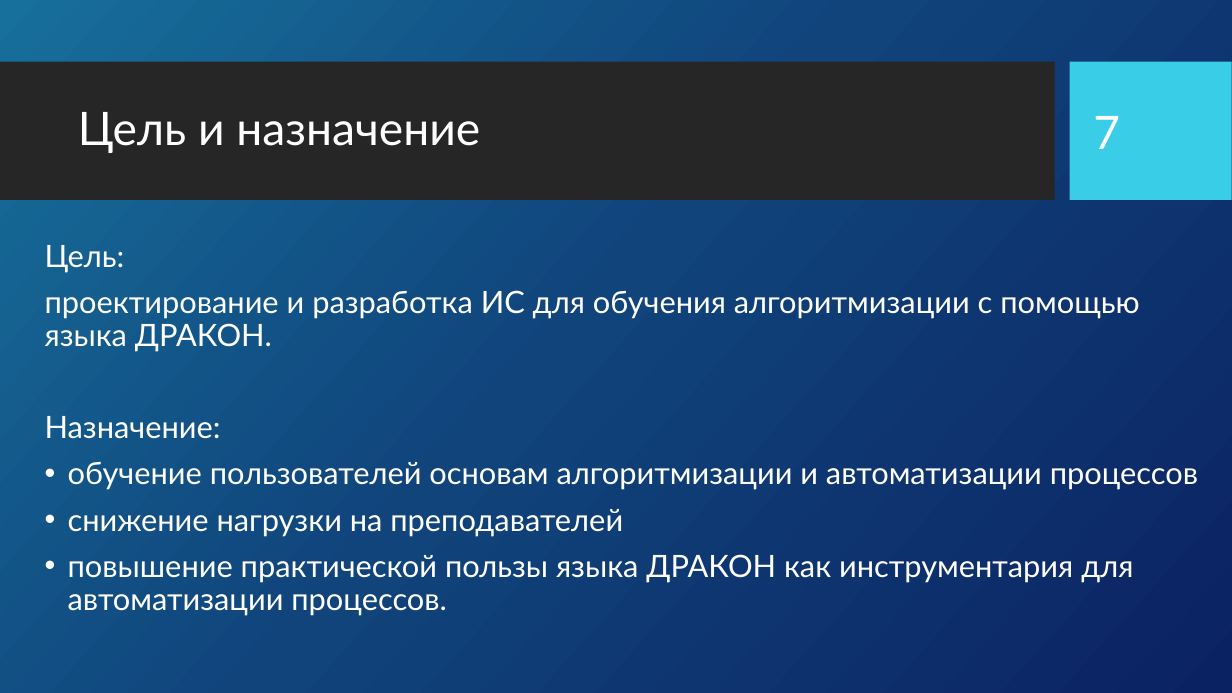
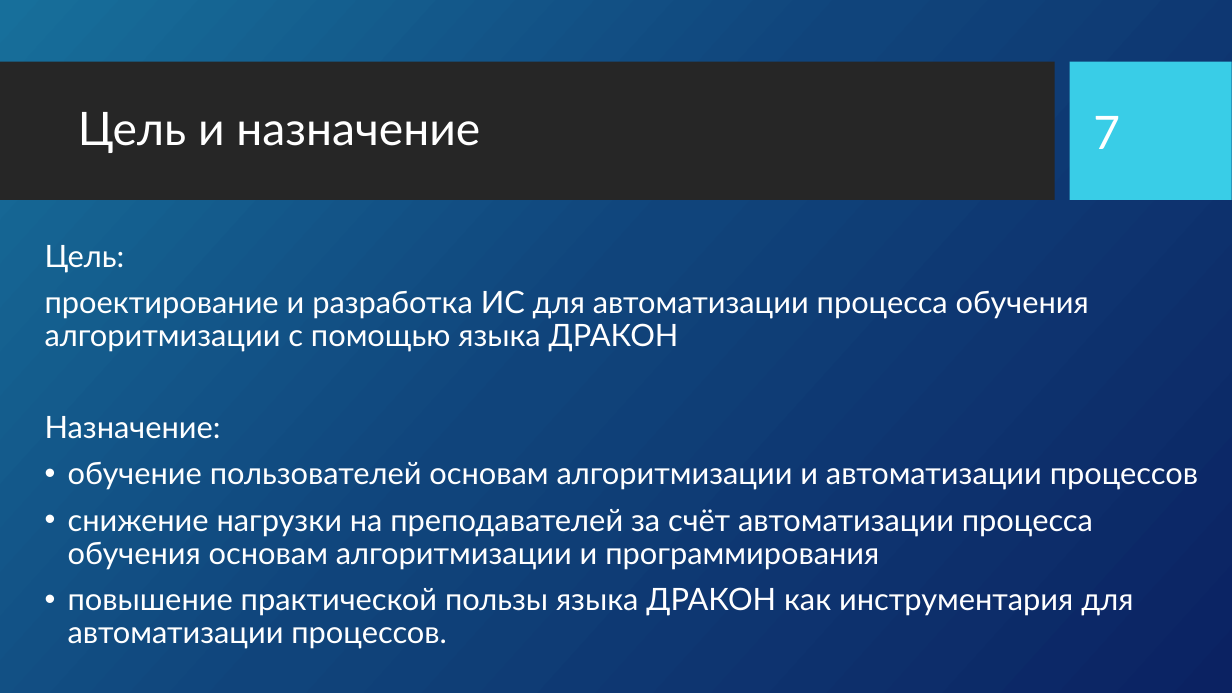
Before and after one commit to samarsky-canary/dragon, a slide deck: slide 7 of dizdocs/PreDrakon.pptx. Drawn at 1232x693 pixels with LibreOffice and Linux fonts; fonts in the diff are those of the drawing; background and template pictures are left out. Boxes give left, top, right and bottom in pixels: in the first picture for what was removed or moved away, otherwise in the second. Text is boxed around its words. In the diff, an @@ line names an element or a change of style, - is before the commit and + after.

```diff
--- a/dizdocs/PreDrakon.pptx
+++ b/dizdocs/PreDrakon.pptx
@@ text at (x1=45, y1=290, x2=1089, y2=352): text changed @@
-проектирование и разработка ИС для обучения алгоритмизации с помощью языка ДРАКОН.
+проектирование и разработка ИС для автоматизации процесса обучения алгоритмизации с помощью языка ДРАКОН
@@ text at (x1=68, y1=509, x2=1093, y2=570): text changed @@
-• снижение нагрузки на преподавателей
+• снижение нагрузки на преподавателей за счёт автоматизации процесса обучения основам алгоритмизации и программирования
```
Also in this commit, not shown: 14 other slides changed, 3 slides added, 6 slides removed, 11 other files.
